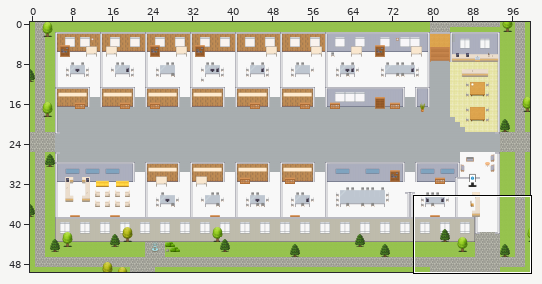
Tiled map (JSON) -- maps/PH-Customer-Engagement-Platform-Data-Foundation-Visualization.tmj. Above: a wide view before the commit, with the close-up outlined.
Close-up. First the earlier version:
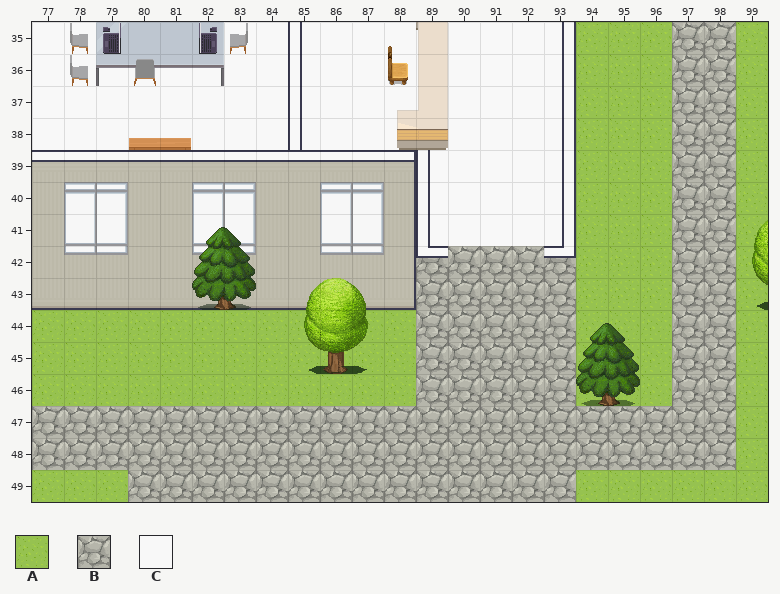
Cells are 32x32 px. Shown: x 77..99, y 35..49. The commit also changed other parts of the map, which this record leaves out.
Key: from "Exterior": A 629, B 638; from "room2": C 66.
_ is an empty cell, # one hidden under a higher layer.
Layers that did not change in this view are not listed.
Layer "outside" before, first column x 77:
35 #################AAABBA
36 #################AAABBA
37 #################AAABBA
38 #################AAABBA
39 #################AAABBA
40 #################AAABBA
41 #################AAABBA
42 ############BBBBBAAABBA
43 ############BBBBBAAABBA
44 AAAAAAAAA#AABBBBBAAABBA
45 AAAAAAAAAAAABBBBBAAABBA
46 AAAAAAAAAAAABBBBBAAABBA
47 BBBBBBBBBBBBBBBBBBBBBBA
48 BBBBBBBBBBBBBBBBBBBBBBA
49 AAABBBBBBBBBBBBBBAAAAAA
Layer "floors" before, first column x 77:
35 CC####CCCCCCCCCCC______
36 CCCCCCCCCCCCCCCCC______
37 CCCCCCCCCCCCCCCCC______
38 CCCCCCCCCCCCCCCCC______
39 ____________CCCCC______
40 ____________CCCCC______
41 ____________CCCCC______
42 _______________________
43 _______________________
44 _______________________
45 _______________________
46 _______________________
47 _______________________
48 _______________________
49 _______________________
After the commit:
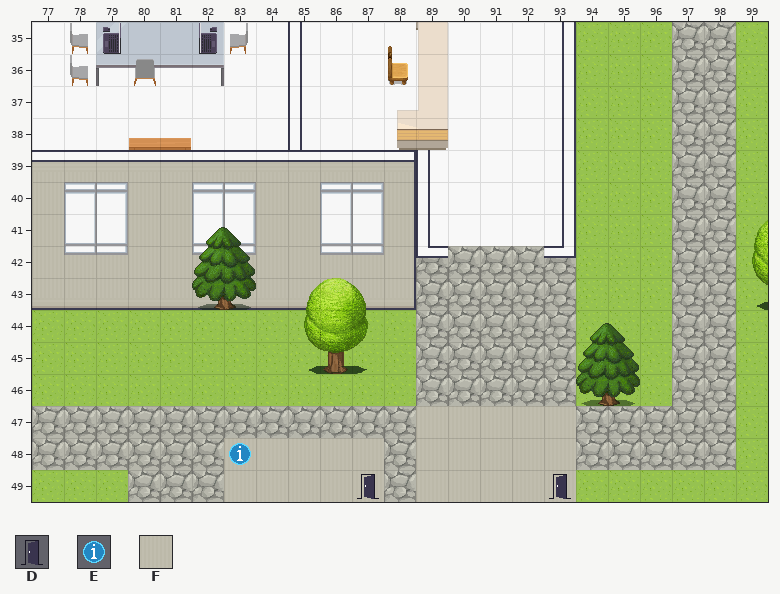
Further tiles: from "User_Zones": D 65, E 104; from "room2": F 328.
Changes in this commit:
Layer "outside":
Tile B becomes tile F in rows 47 to 49 at x 89 to 93.
Layer "floors":
The author put tile F in rows 48 to 49 at x 83 to 87.
Layer "zones":
The author put tile D in row 49 at x 87 and 93.
The author put tile E in row 48 at x 83.
